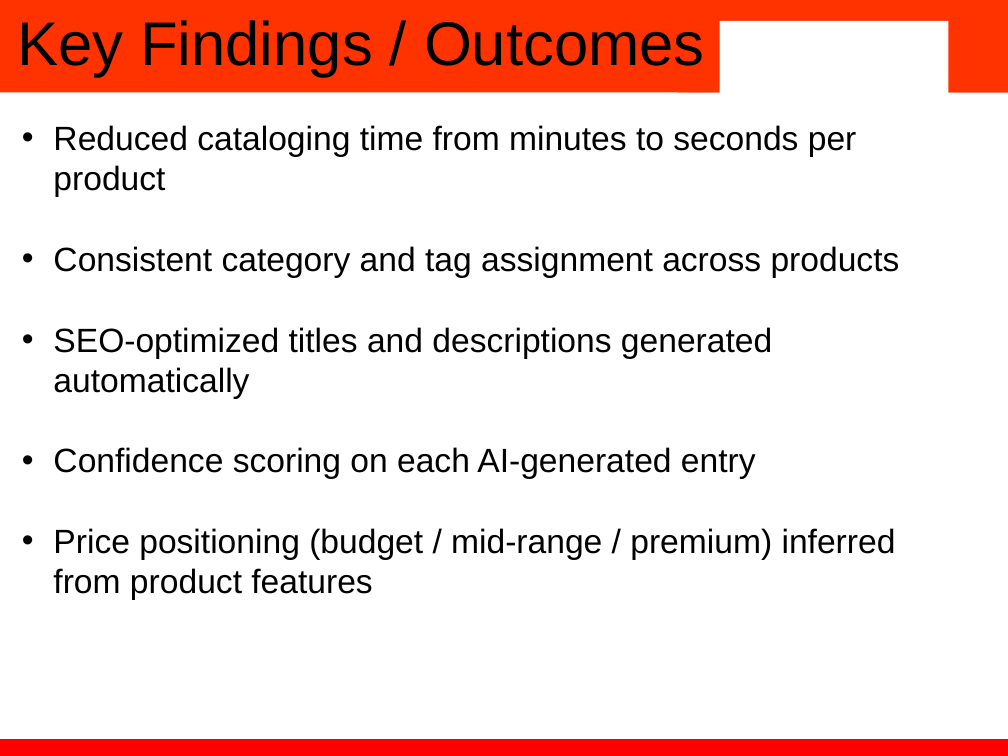
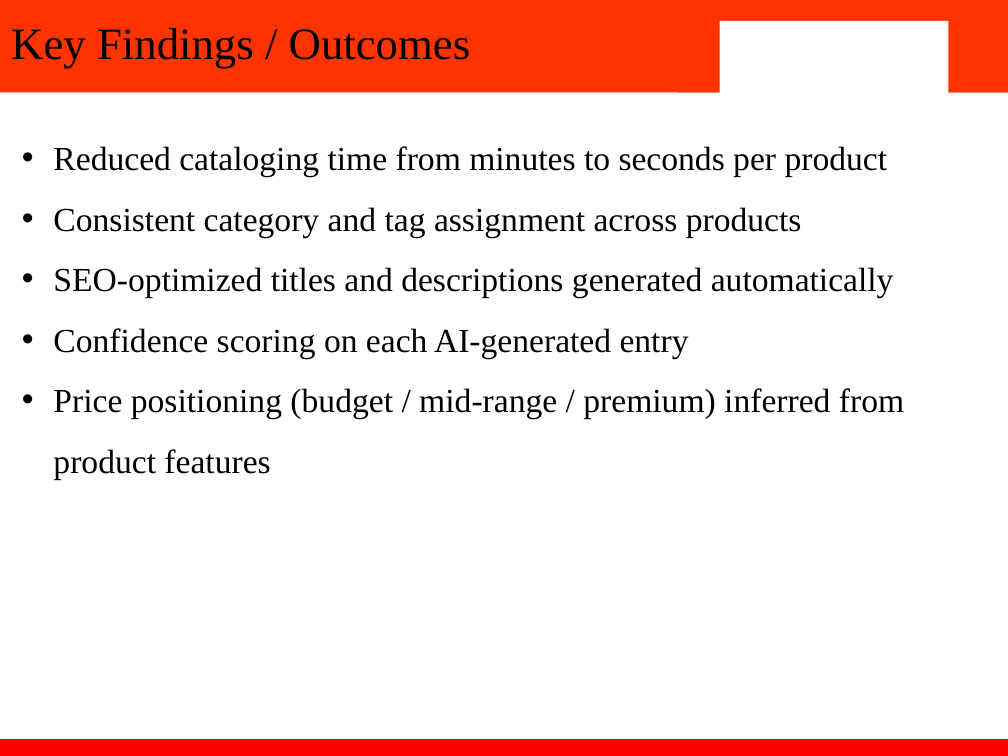
Before and after one commit to Dhruv-Sood/smart-catalogue, a slide deck: slide 4 of Report and PPT/PPT_2210992328_2210990757_2210990279_2210992161.pptx. Drawn at 1008x756 pixels with LibreOffice and Linux fonts; fonts in the diff are those of the drawing; background and template pictures are left out. Boxes give left, top, right and bottom in pixels: in the first picture for what was removed or moved away, otherwise in the second. Text is boxed around its words. In the diff, an @@ line names an element or a change of style, - is before the commit and + after.

```diff
--- a/Report and PPT/PPT_2210992328_2210990757_2210990279_2210992161.pptx
+++ b/Report and PPT/PPT_2210992328_2210990757_2210990279_2210992161.pptx
@@ title "Key Findings / Outcomes" at bbox=[11, 28, 471, 69]: size 44 to 32 pt, font Arial to Times New Roman @@
@@ text "Reduced cataloging time from minutes ..." at bbox=[53, 146, 904, 479]: font Arial to Times New Roman; line spacing 1 to 1.5 @@
```
Also in this commit, not shown: 3 other slides changed, 2 slides added.
